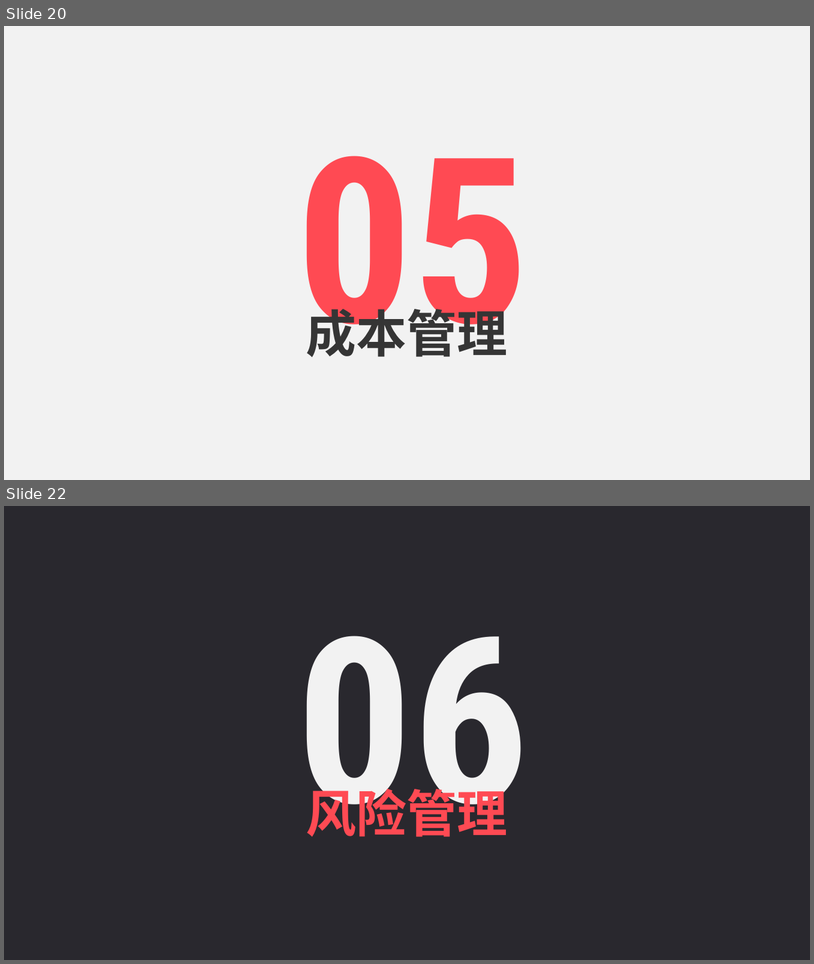
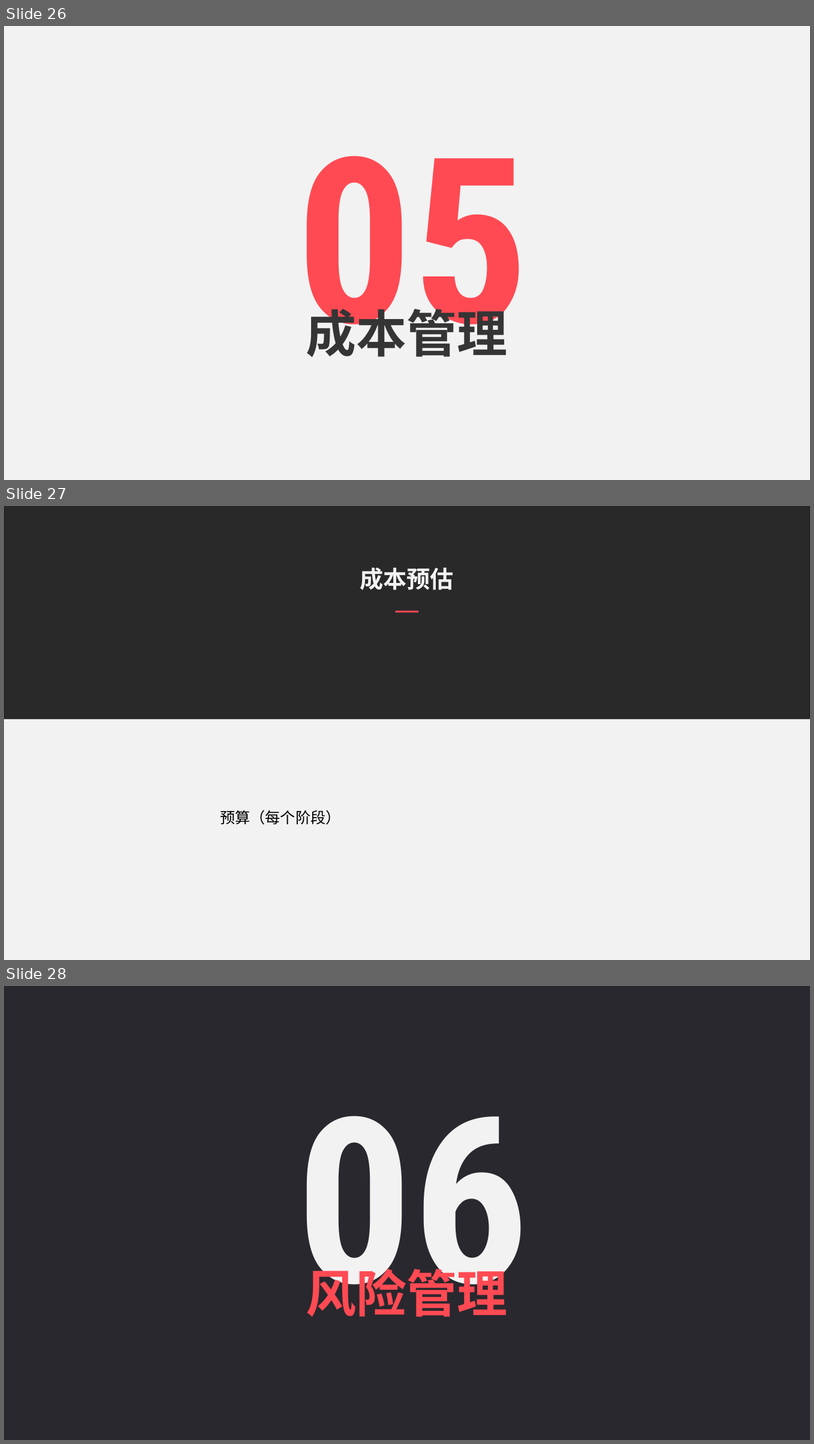
Before and after one commit to PRD2018-G09/Educational-Website, a slide deck: 受控文档/2.需求工程计划/PRD2018-G09-需求工程计划PPT.ppt. Shown one above the other, each under a label of ours: slides 20 and 22 before the commit, slides 26, 27 and 28 after it; the slides between them are not shown. The pictures are 814x964 and 814x1444 pixels, drawn with LibreOffice and Linux fonts; fonts in the diff are those of the drawing; grey boxes stand for pictures. Boxes give left, top, right and bottom in pixels: in the first picture for what was removed or moved away, otherwise in the second. Text is boxed around its words. In the diff, an @@ line names an element or a change of style, - is before the commit and + after.

```diff
--- a/受控文档/2.需求工程计划/PRD2018-G09-需求工程计划PPT.ppt
+++ b/受控文档/2.需求工程计划/PRD2018-G09-需求工程计划PPT.ppt
@@ slide 27 added at (4, 506, 810, 960), background #F2F2F2 @@
@@ picture added at (4, 506, 810, 717) @@
@@ rectangle added at (4, 506, 810, 719), fill #000000 at 80% opacity @@
@@ text added at (360, 567, 455, 590), 28 pt, text #F2F2F2, bold @@
+成本预估
@@ line added from (396, 611) to (419, 611), #FF4A53 2.24 pt @@
@@ text added at (220, 810, 341, 825), 18 pt, text #000000 @@
+预算（每个阶段）
@@ what was slide 20 is now slide 26 @@
@@ what was slide 22 is now slide 28 @@
```
Also in this commit, not shown: 7 slides changed, 17 other slides added, 3 slides removed, 13 other files.
